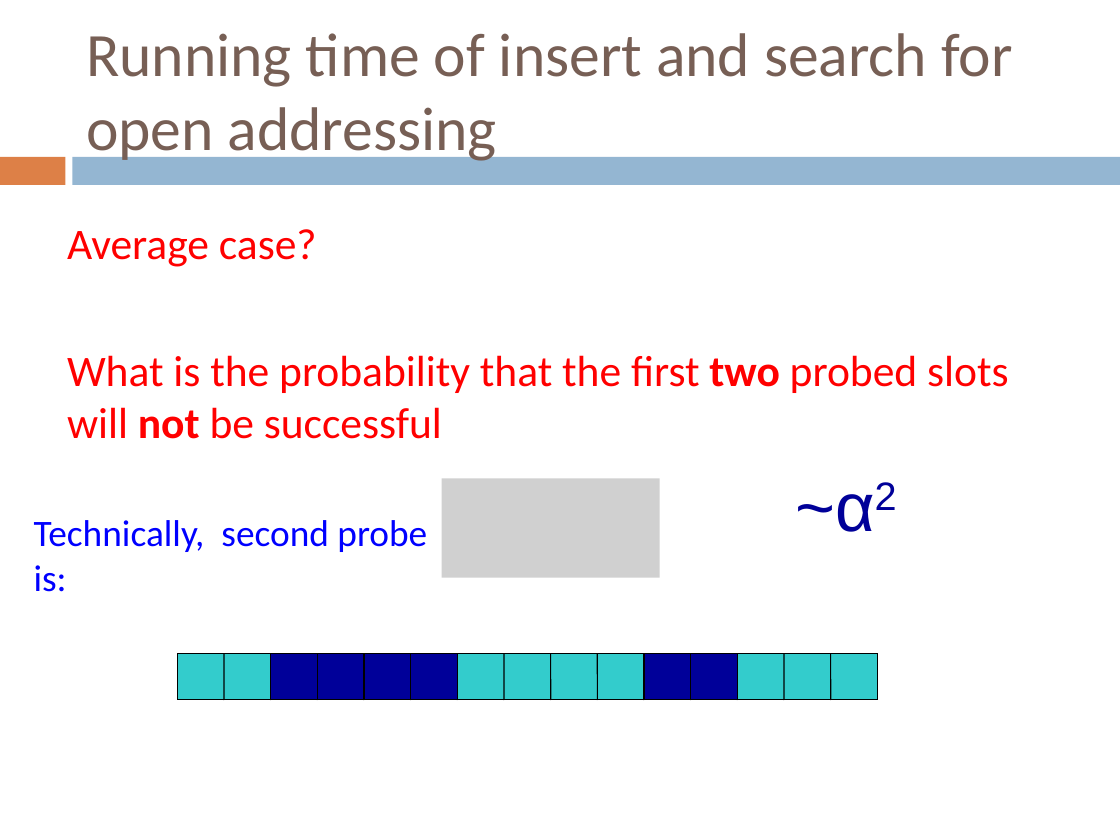
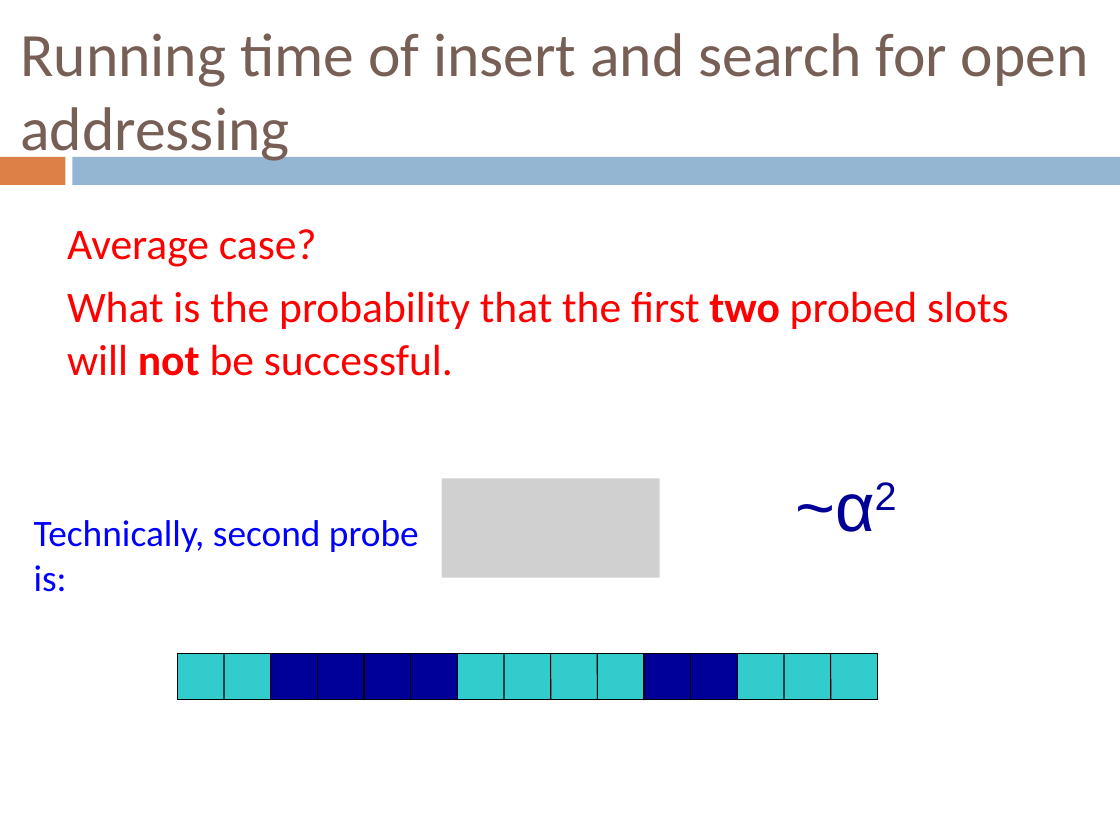
Before and after one commit to Collins-kariuk/Algorithms, a slide deck: slide 89 of Lectures/Lecture 16_Hashtables.pptx (slide 90 before the commit). Drawn at 1120x840 pixels with LibreOffice and Linux fonts; fonts in the diff are those of the drawing; grey boxes stand for pictures. Boxes give left, top, right and bottom in pixels: in the first picture for what was removed or moved away, otherwise in the second. Text is boxed around its words. In the diff, an @@ line names an element or a change of style, - is before the commit and + after.

```diff
--- a/Lectures/Lecture 16_Hashtables.pptx
+++ b/Lectures/Lecture 16_Hashtables.pptx
@@ title "Running time of insert and ..." rewrapped from bbox=[86, 33, 1012, 165] to bbox=[20, 33, 1089, 165] @@
@@ text at bbox=[67, 291, 1009, 376]: text changed @@
-What is the probability that the first two probed slots will not be successful
+What is the probability that the first two probed slots will not be successful.
@@ text "Technically, second probe is:" rewrapped from bbox=[34, 520, 427, 592] to bbox=[34, 520, 419, 592] @@
```
Also in this commit, not shown: 24 other slides changed, 1 slide removed.
